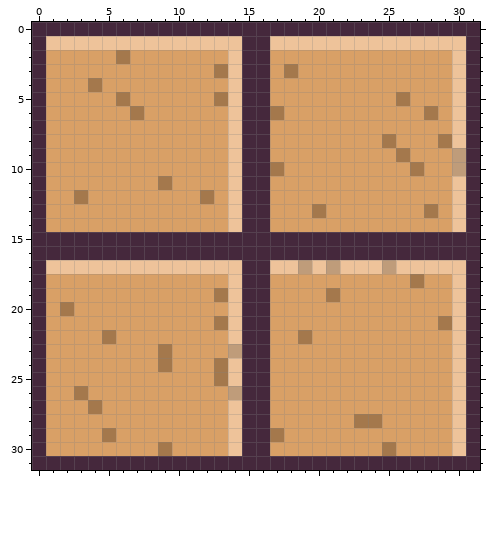
Pixel-art file: assets/textures/temple_tile.aseprite. The picture above was drawn from the file before the commit.
32x32 pixels, 1 frame.
After:
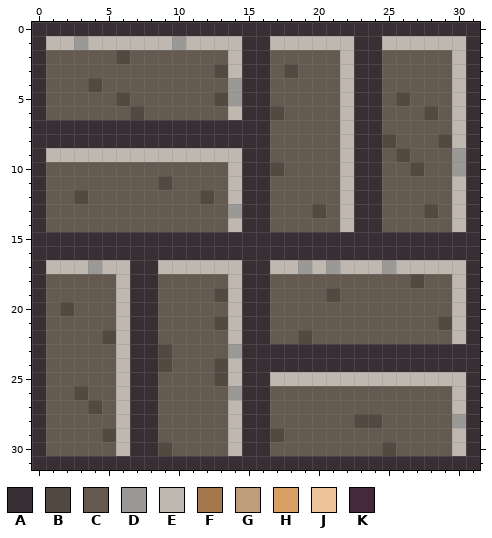
Palette (. is transparent): A #372f34  B #524940  C #645a50  D #9b9996  E #bfb8b1  F #a4784c  G #bf9c7a  H #d9a066  J #eec39a  K #45283c
Changes in this commit:
@@ x 0..31 @@
- 0 KKKKKKKKKKKKKKKKKKKKKKKKKKKKKKKK
- 1 KJJJJJJJJJJJJJJKKJJJJJJJJJJJJJJK
- 2 KHHHHHFHHHHHHHJKKHHHHHHHHHHHHHJK
- 3 KHHHHHHHHHHHHFJKKHFHHHHHHHHHHHJK
- 4 KHHHFHHHHHHHHHJKKHHHHHHHHHHHHHJK
- 5 KHHHHHFHHHHHHFJKKHHHHHHHHHFHHHJK
- 6 KHHHHHHFHHHHHHJKKFHHHHHHHHHHFHJK
- 7 KHHHHHHHHHHHHHJKKHHHHHHHHHHHHHJK
- 8 KHHHHHHHHHHHHHJKKHHHHHHHHFHHHFJK
- 9 KHHHHHHHHHHHHHJKKHHHHHHHHHFHHHGK
-10 KHHHHHHHHHHHHHJKKFHHHHHHHHHFHHGK
-11 KHHHHHHHHFHHHHJKKHHHHHHHHHHHHHJK
-12 KHHFHHHHHHHHFHJKKHHHHHHHHHHHHHJK
-13 KHHHHHHHHHHHHHJKKHHHFHHHHHHHFHJK
-14 KHHHHHHHHHHHHHJKKHHHHHHHHHHHHHJK
-15 KKKKKKKKKKKKKKKKKKKKKKKKKKKKKKKK
-16 KKKKKKKKKKKKKKKKKKKKKKKKKKKKKKKK
-17 KJJJJJJJJJJJJJJKKJJGJGJJJGJJJJJK
-18 KHHHHHHHHHHHHHJKKHHHHHHHHHHFHHJK
-19 KHHHHHHHHHHHHFJKKHHHHFHHHHHHHHJK
-20 KHFHHHHHHHHHHHJKKHHHHHHHHHHHHHJK
-21 KHHHHHHHHHHHHFJKKHHHHHHHHHHHHFJK
-22 KHHHHFHHHHHHHHJKKHHFHHHHHHHHHHJK
-23 KHHHHHHHHFHHHHGKKHHHHHHHHHHHHHJK
-24 KHHHHHHHHFHHHFJKKHHHHHHHHHHHHHJK
-25 KHHHHHHHHHHHHFJKKHHHHHHHHHHHHHJK
-26 KHHFHHHHHHHHHHGKKHHHHHHHHHHHHHJK
-27 KHHHFHHHHHHHHHJKKHHHHHHHHHHHHHJK
-28 KHHHHHHHHHHHHHJKKHHHHHHFFHHHHHJK
-29 KHHHHFHHHHHHHHJKKFHHHHHHHHHHHHJK
-30 KHHHHHHHHFHHHHJKKHHHHHHHHFHHHHJK
-31 KKKKKKKKKKKKKKKKKKKKKKKKKKKKKKKK
+ 0 AAAAAAAAAAAAAAAAAAAAAAAAAAAAAAAA
+ 1 AEEDEEEEEEDEEEEAAEEEEEEAAEEEEEEA
+ 2 ACCCCCBCCCCCCCEAACCCCCEAACCCCCEA
+ 3 ACCCCCCCCCCCCBEAACBCCCEAACCCCCEA
+ 4 ACCCBCCCCCCCCCDAACCCCCEAACCCCCEA
+ 5 ACCCCCBCCCCCCBDAACCCCCEAACBCCCEA
+ 6 ACCCCCCBCCCCCCEAABCCCCEAACCCBCEA
+ 7 AAAAAAAAAAAAAAAAACCCCCEAACCCCCEA
+ 8 AAAAAAAAAAAAAAAAACCCCCEAABCCCBEA
+ 9 AEEEEEEEEEEEEEEAACCCCCEAACBCCCDA
+10 ACCCCCCCCCCCCCEAABCCCCEAACCBCCDA
+11 ACCCCCCCCBCCCCEAACCCCCEAACCCCCEA
+12 ACCBCCCCCCCCBCEAACCCCCEAACCCCCEA
+13 ACCCCCCCCCCCCCDAACCCBCEAACCCBCEA
+14 ACCCCCCCCCCCCCEAACCCCCEAACCCCCEA
+15 AAAAAAAAAAAAAAAAAAAAAAAAAAAAAAAA
+16 AAAAAAAAAAAAAAAAAAAAAAAAAAAAAAAA
+17 AEEEDEEAAEEEEEEAAEEDEDEEEDEEEEEA
+18 ACCCCCEAACCCCCEAACCCCCCCCCCBCCEA
+19 ACCCCCEAACCCCBEAACCCCBCCCCCCCCEA
+20 ACBCCCEAACCCCCEAACCCCCCCCCCCCCEA
+21 ACCCCCEAACCCCBEAACCCCCCCCCCCCBEA
+22 ACCCCBEAACCCCCEAACCBCCCCCCCCCCEA
+23 ACCCCCEAABCCCCDAAAAAAAAAAAAAAAAA
+24 ACCCCCEAABCCCBEAAAAAAAAAAAAAAAAA
+25 ACCCCCEAACCCCBEAAEEEEEEEEEEEEEEA
+26 ACCBCCEAACCCCCDAACCCCCCCCCCCCCEA
+27 ACCCBCEAACCCCCEAACCCCCCCCCCCCCEA
+28 ACCCCCEAACCCCCEAACCCCCCBBCCCCCDA
+29 ACCCCBEAACCCCCEAABCCCCCCCCCCCCEA
+30 ACCCCCEAABCCCCEAACCCCCCCCBCCCCEA
+31 AAAAAAAAAAAAAAAAAAAAAAAAAAAAAAAA
Changed places in both pictures, as pixel boxes (x1, y1, x2, y2):
changed: (32, 22, 480, 470)
